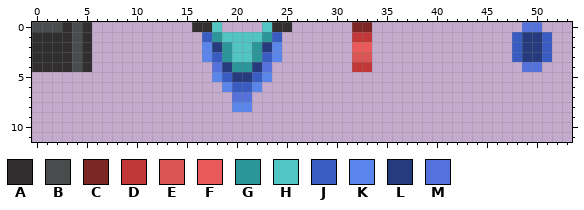
A pixel-art sprite gets an edit: Assets/Textures/Wheels.png. Above, as it was before the edit.
The file is 64x16 pixels. Shown: x 0..53, y 0..11.
Palette (. is transparent): A #302e2f  B #484c4d  C #7d2626  D #c23838  E #dc5555  F #ea5a5a  G #2b959a  H #50c5c4  J #385cc2  K #5a85ea  L #263b7d  M #5571dc
Pixels before, first column x 0:
0 BBBABA..........AAH....HAA......CC...............MM.
1 AAAABA...........JGHHHHGJ.......DD..............JLLJ
2 AAAABA...........KLGHHGLK.......FF..............JLLJ
3 AAAABA...........KJGHHGJK.......EE..............JLLJ
4 AAAABA............MLGGLM........DD...............MM.
5 ..................KJLLJK............................
6 ...................KJJK.............................
7 ....................MM..............................
8 ....................KK..............................
Now the later version:
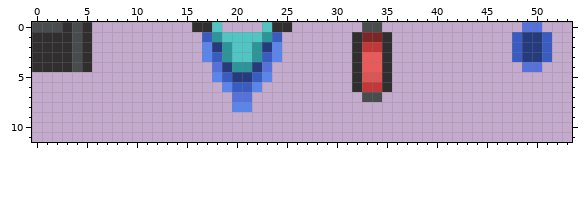
Difference:
Changed rows in their new state; - is an unchanged pixel.
first column x 32:
 0 .BB-
 1 ACCA
 2 ADDA
 3 AFFA
 4 AFFA
 5 AEEA
 6 ADDA
 7 -BB-
